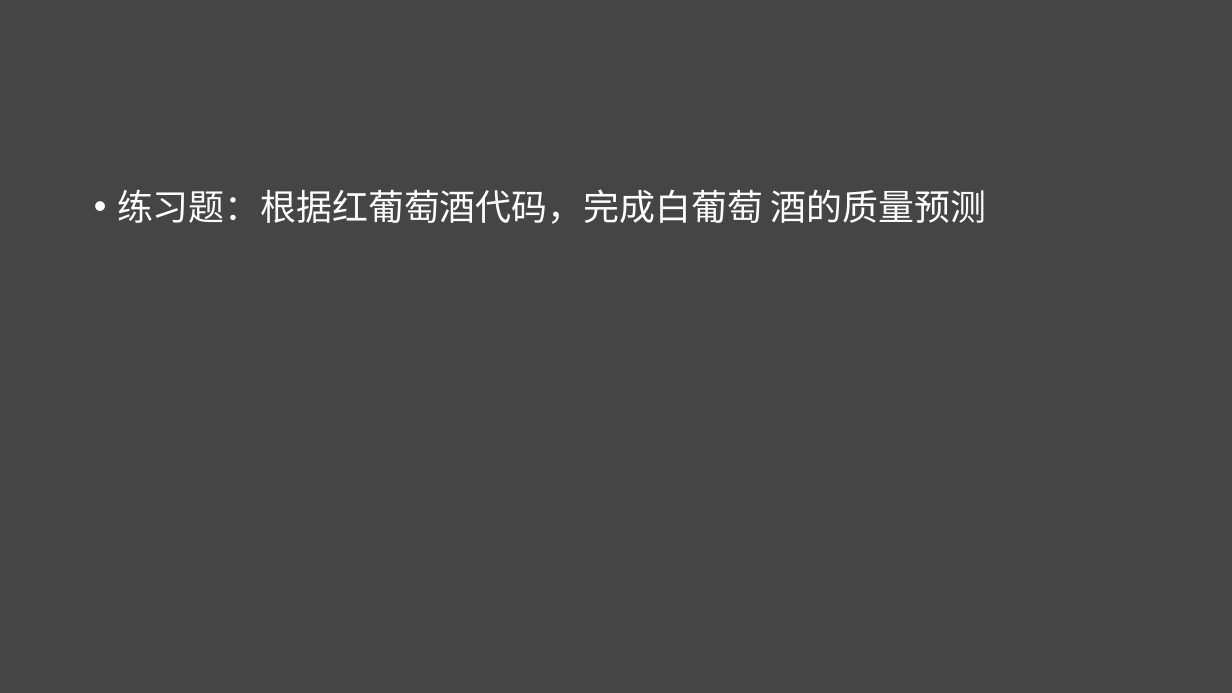
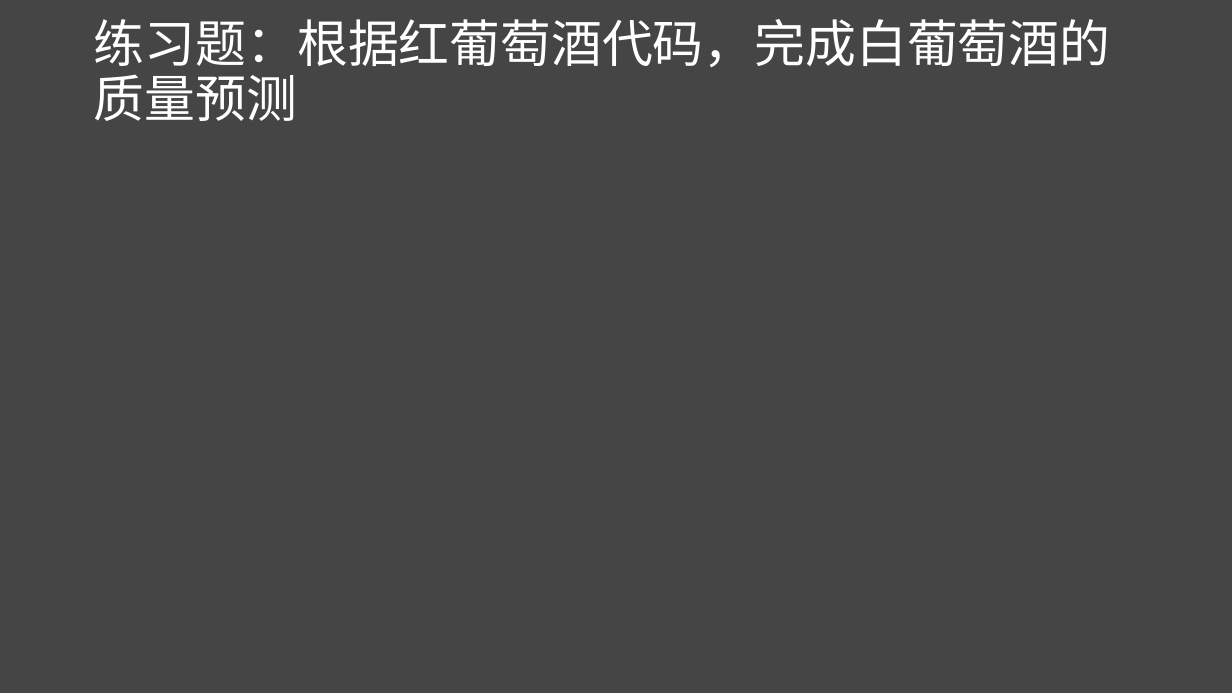
Before and after one commit to lichao312214129/lc_rsfmri_tools_python, a slide deck: slide 72 of The_first_ml_training/第一届机器学习实战班.pptx. Drawn at 1232x693 pixels with LibreOffice and Linux fonts; fonts in the diff are those of the drawing. Boxes give left, top, right and bottom in pixels: in the first picture for what was removed or moved away, otherwise in the second. Text is boxed around its words. In the diff, an @@ line names an element or a change of style, - is before the commit and + after.

Commit message:
ppt

```diff
--- a/The_first_ml_training/第一届机器学习实战班.pptx
+++ b/The_first_ml_training/第一届机器学习实战班.pptx
@@ title "练习题：根据红葡萄酒代码，完成白葡萄酒的质量预测" at (94, 19, 1110, 121): vertical alignment top to middle @@
@@ title at (94, 19, 1110, 121): text changed; size 28 to 39.6 pt @@
-• 练习题：根据红葡萄酒代码，完成白葡萄 酒的质量预测
+练习题：根据红葡萄酒代码，完成白葡萄酒的质量预测
```
Also in this commit, not shown: 7 slides added, 11 other files.
